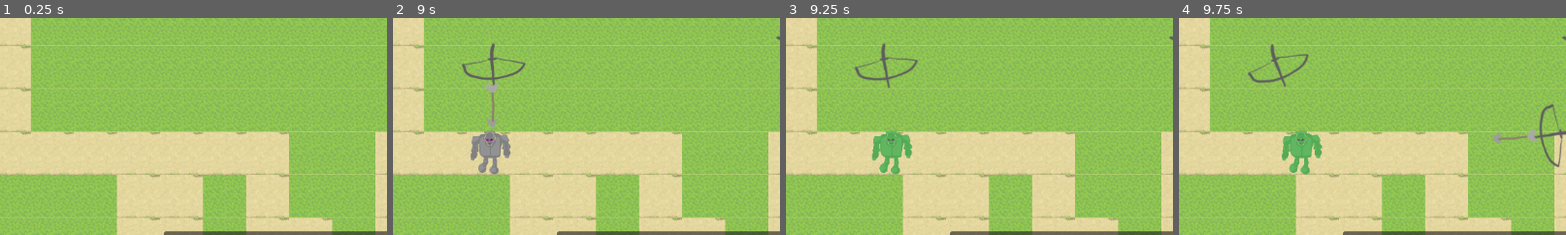
Above: before the commit, frames 1-4 (left to right).
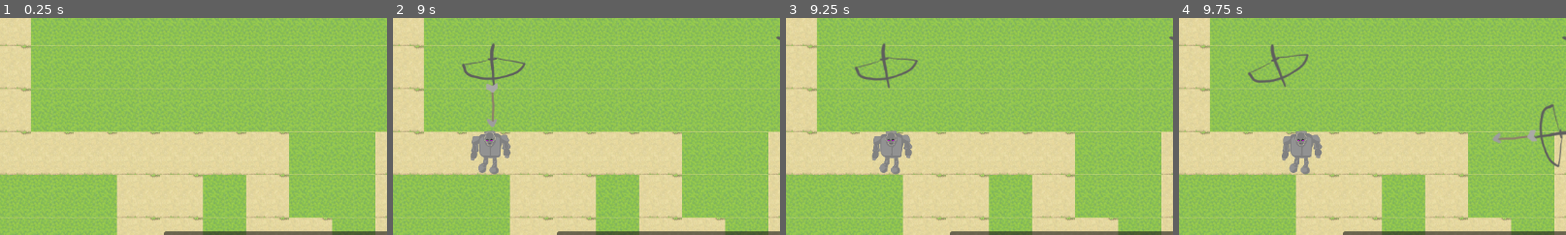
Above: after the commit, the same moments.

Repository: willNP/Tower-Defense
Game: Godot game, scene res://Scenes/main.tscn
The game is run twice, just before and just after one commit, with the same random seed, the same clock (stepped at 60 frames per second) and the same inputs. The engine's default icon, where the game draws it, is replaced by a stand-in: a white triangle on a blue panel in a dark square.
Inputs (mouse positions are % of the whole screen's width and height, from its top left):
- Up to frame 1 (0.25 s): no input
- Up to frame 2 (9 s): click (44, 85) at 0.5 s; click (56, 85) at 1.25 s; click (44, 85) at 2 s; click (56, 85) at 2.75 s; click (44, 85) at 3.5 s; click (56, 85) at 4.25 s; move the mouse to (72, 45) at 5.02 s; click (72, 45) at 5.17 s; move the mouse to (30, 55) at 5.77 s; click (30, 55) at 5.92 s; move the mouse to (60, 28) at 6.52 s; click (60, 28) at 6.67 s; move the mouse to (45, 70) at 7.27 s; click (45, 70) at 7.42 s; move the mouse to (80, 65) at 8.02 s; click (80, 65) at 8.17 s; move the mouse to (20, 35) at 8.77 s; click (20, 35) at 8.92 s
- Up to frame 3 (9.25 s): no input
- Up to frame 4 (9.75 s): move the mouse to (55, 50) at 9.52 s; click (55, 50) at 9.67 s
The pictures show only the part of the screen within x 7-57%, y 23-73%; the shares and areas given below are measured in that part.

Frames 1-2 are identical in both runs. In frame 3, 1.2% of the frame differs, in the area x 22-33%, y 51-72%; in frame 4, 1.3%, in the area x 26-38%, y 51-72%.

Commit message:
trabajo en arquitectura de efectos de estado

Diff:
--- a/Scenes/Towers/Crossbow/CrossbowArrow.tscn
+++ b/Scenes/Towers/Crossbow/CrossbowArrow.tscn
@@ -9,6 +9,7 @@
 [node name="CrossbowArrow" type="Node2D"]
 script = ExtResource("1_maf87")
 speed = 1500.0
+poison_prob = 90.0
 
 [node name="Sprite2D" type="Sprite2D" parent="."]
 position = Vector2(-7, 0)
--- a/Scenes/Towers/Crossbow/crossbow.tscn
+++ b/Scenes/Towers/Crossbow/crossbow.tscn
@@ -7,7 +7,7 @@
 
 [sub_resource type="Resource" id="Resource_pmw17"]
 script = ExtResource("2_gywgm")
-attack_speed = 0.5
+attack_speed = 6.0
 crit_chance = 10.0
 metadata/_custom_type_script = "uid://byaut15a6ymo2"
 
--- a/Scripts/Enemies/character.gd
+++ b/Scripts/Enemies/character.gd
@@ -5,9 +5,7 @@
 @export var Sprite : Sprite2D
 @export var character_attributes : Character_Attributes
 
-var active_effects : Array = []
-
-
+var active_effects : Array[Status_Effect_Resource] = []
 
 var init : bool = false
 var pathFollow : PathFollow2D
@@ -25,11 +23,11 @@
 		print("Sprite o textura no están disponibles")
 
 func add_status_effect(effect: Status_Effect_Resource) -> void:
-	active_effects.append({
-		"resource": effect,
-		"timer": 0.0
-	})
-
+	for eff in active_effects:
+		if eff.status_name == effect.status_name:
+			effect.proc_count = 0
+			return
+	active_effects.append(effect)
 
 func init_path(_path : Path2D) -> void:
 	pathFollow = PathFollow2D.new()
@@ -46,19 +44,19 @@
 			print("end travel")
 			pathFollow.queue_free()  # Elimina el contenedor
 
-func _process(delta: float) -> void:
-	for effect_data in active_effects:
-		var effect: Status_Effect_Resource = effect_data["resource"]
-		effect_data["timer"] += delta
-		# Aplicar daño o curación por segundo
-		character_attributes.health += effect.health_change * delta
-		# Actualizar shader si está activo
-		if sprite.material and sprite.material is ShaderMaterial:
-			sprite.material.set_shader_parameter("time", effect_data["timer"])
-		# Eliminar efecto si terminó
-		if effect_data["timer"] >= effect.status_duration:
-			active_effects.erase(effect_data)
-			sprite.material = null
+#func _process(delta: float) -> void:
+	#for effect_data in active_effects:
+		#var effect: Status_Effect_Resource = effect_data["resource"]
+		#effect_data["timer"] += delta
+		## Aplicar daño o curación por segundo
+		#character_attributes.health += effect.health_change * delta
+		## Actualizar shader si está activo
+		#if sprite.material and sprite.material is ShaderMaterial:
+			#sprite.material.set_shader_parameter("time", effect_data["timer"])
+		## Eliminar efecto si terminó
+		#if effect_data["timer"] >= effect.status_duration:
+			#active_effects.erase(effect_data)
+			#sprite.material = null
 
 
 
--- /dev/null
+++ b/Scripts/Status Effects/Shaders/poison_shader.gdshader
@@ -0,0 +1,14 @@
+shader_type canvas_item;
+
+uniform float time; // tiempo en segundos desde que se aplicó el efecto
+
+void fragment() {
+    vec4 tex_color = texture(TEXTURE, UV);
+
+    // Oscila entre 0 y 1 cada segundo
+    float pulse = abs(sin(time * 3.14159)); // 3.14159 ≈ π → 1 ciclo por segundo
+
+    // Aplica tinte verde con intensidad variable
+    vec3 green_tint = vec3(0.0, 1.0, 0.0);
+    COLOR = vec4(mix(tex_color.rgb, green_tint, pulse * 0.5), tex_color.a);
+}
--- /dev/null
+++ b/Scripts/Status Effects/poison_effect.gd
@@ -0,0 +1,30 @@
+extends Status_Effect_Resource
+class_name Poison_Effect
+
+@export var healt_modifier : float
+
+var character : Character
+
+func notify_effect(_character: Character) -> void:
+	if not init:
+		super.notify_effect(_character)
+	character = _character
+	timer.start(proc_every)
+	apply_effect()
+
+func apply_effect() -> void:
+	var health = character.character_attributes.health
+	var poison_resistance = character.character_attributes.poison_resistance
+	var total_damage = healt_modifier * (1 - (poison_resistance / (poison_resistance + character.character_attributes.defense_effectiveness)))
+	character.character_attributes.health += total_damage
+	print("se ha aplicado el veneno, vida actual: ", character.character_attributes.health )
+
+
+func timer_timeout():
+	print(proc_count)
+	proc_count += 1
+	if proc_count < status_duration:
+		apply_effect()
+		timer.start(proc_every)
+	else:
+		proc_count = 0
--- a/Scripts/Status Effects/poison_effect.tres
+++ b/Scripts/Status Effects/poison_effect.tres
@@ -1,27 +1,11 @@
-[gd_resource type="Resource" script_class="Status_Effect_Resource" load_steps=3 format=3 uid="uid://cquakgnrfdcoa"]
+[gd_resource type="Resource" script_class="Poison_Effect" load_steps=3 format=3 uid="uid://cquakgnrfdcoa"]
 
-[ext_resource type="Script" uid="uid://cflyr6jjqs5wi" path="res://Scripts/Status Effects/status_effect.gd" id="1_sk483"]
-
-[sub_resource type="Shader" id="Shader_sk483"]
-code = "shader_type canvas_item;
-
-uniform float time; // tiempo en segundos desde que se aplicó el efecto
-
-void fragment() {
-    vec4 tex_color = texture(TEXTURE, UV);
-
-    // Oscila entre 0 y 1 cada segundo
-    float pulse = abs(sin(time * 3.14159)); // 3.14159 ≈ π → 1 ciclo por segundo
-
-    // Aplica tinte verde con intensidad variable
-    vec3 green_tint = vec3(0.0, 1.0, 0.0);
-    COLOR = vec4(mix(tex_color.rgb, green_tint, pulse * 0.5), tex_color.a);
-}
-"
+[ext_resource type="Script" uid="uid://d4aojx4vqnlsn" path="res://Scripts/Status Effects/poison_effect.gd" id="1_sk483"]
+[ext_resource type="Shader" uid="uid://nwe0hvw2fb4k" path="res://Scripts/Status Effects/Shaders/poison_shader.gdshader" id="2_31biw"]
 
 [resource]
 script = ExtResource("1_sk483")
+healt_modifier = -13.0
 status_name = "Poison"
 status_duration = 3.0
-health_change = -15.0
-shader = SubResource("Shader_sk483")
+shader = ExtResource("2_31biw")
--- a/Scripts/Status Effects/status_effect.gd
+++ b/Scripts/Status Effects/status_effect.gd
@@ -3,16 +3,44 @@
 
 @export var status_name : String
 @export var status_duration : float
-@export var health_change : float
+@export var proc_every : int = 1 # Seconds
 @export var shader : Shader
-@export var texture : Texture2D
+
+var proc_count : int = 0
+var init : bool = false
+#@export_group("Health")
+#@export var health_modifier : float
+#@export var armor_modifier : float
+#@export var magic_resistance_modifier : float
+#@export var poison_resistance_modifier : float
+#@export var fire_resistance_modifier : float
+#@export var stun_resistance_modifier : float
+#@export var slow_resistance_modifier : float
+#
+#@export_group("Movement")
+#@export var movement_modifier : float
+#@export var stop_movement : bool = false
+
+var timer : Timer
+
+func init_timer() -> void:
+	if not timer:
+		print("entra al timer")
+		timer = Timer.new()
+		timer.timeout.connect(timer_timeout)
+		timer.autostart = false
+		timer.one_shot = true
 
 
-func apply_effect(character: Character) -> void:
+func notify_effect(character: Character) -> void:
+	init_timer()
 	# Crear un ShaderMaterial con el shader del recurso
 	var mat := ShaderMaterial.new()
 	mat.shader = shader
+	mat.set_shader_parameter("time", status_duration)
 	character.sprite.material = mat
+	character.add_status_effect(self)
+	init = true
 
-	# Registrar el efecto en el personaje para que lo actualice
-	character.add_status_effect(self)
+func timer_timeout():
+	pass
--- a/Scripts/Towers/ammo.gd
+++ b/Scripts/Towers/ammo.gd
@@ -4,6 +4,17 @@
 @export var speed : float
 @export var dmg : float
 var target : Character
+
+@export_group("Status Effect Probabilities")
+@export var poison_prob : int
+@export var fire_prob : int
+@export var stun_prob : int
+@export var slow_prob : int
+
+var status_effects : Dictionary = {
+	poison = preload("res://Scripts/Status Effects/poison_effect.tres")
+}
+
 
 func _physics_process(delta: float) -> void:
 	if target:
@@ -16,9 +27,20 @@
 func attack(_target : Character) -> void:
 	target = _target
 
+func apply_status() -> void:
+	if poison_prob > 0:
+		var  poison_chance = randi() % poison_prob
+		if poison_chance <= poison_prob:
+			if not status_effects.poison.init:
+				target.add_child(status_effects.poison.timer)
+			status_effects.poison.notify_effect(target)
+			print("Si aplica veneno, ", poison_chance)
+		else:
+			print("No aplica veneno, ", poison_chance)
+
 func _on_area_2d_area_entered(area: Area2D) -> void:
 	if area.get_parent() == target:
+		print("fadlfafl")
 		target.receive_dmg(dmg)
-		var poison : Status_Effect_Resource = load("res://Scripts/Status Effects/poison_effect.tres")
-		poison.apply_effect(target)
+		apply_status()
 		self.queue_free()
Not shown, added: Scripts/Status Effects/Shaders/poison_shader.gdshader.uid
Not shown, added: Scripts/Status Effects/poison_effect.gd.uid
